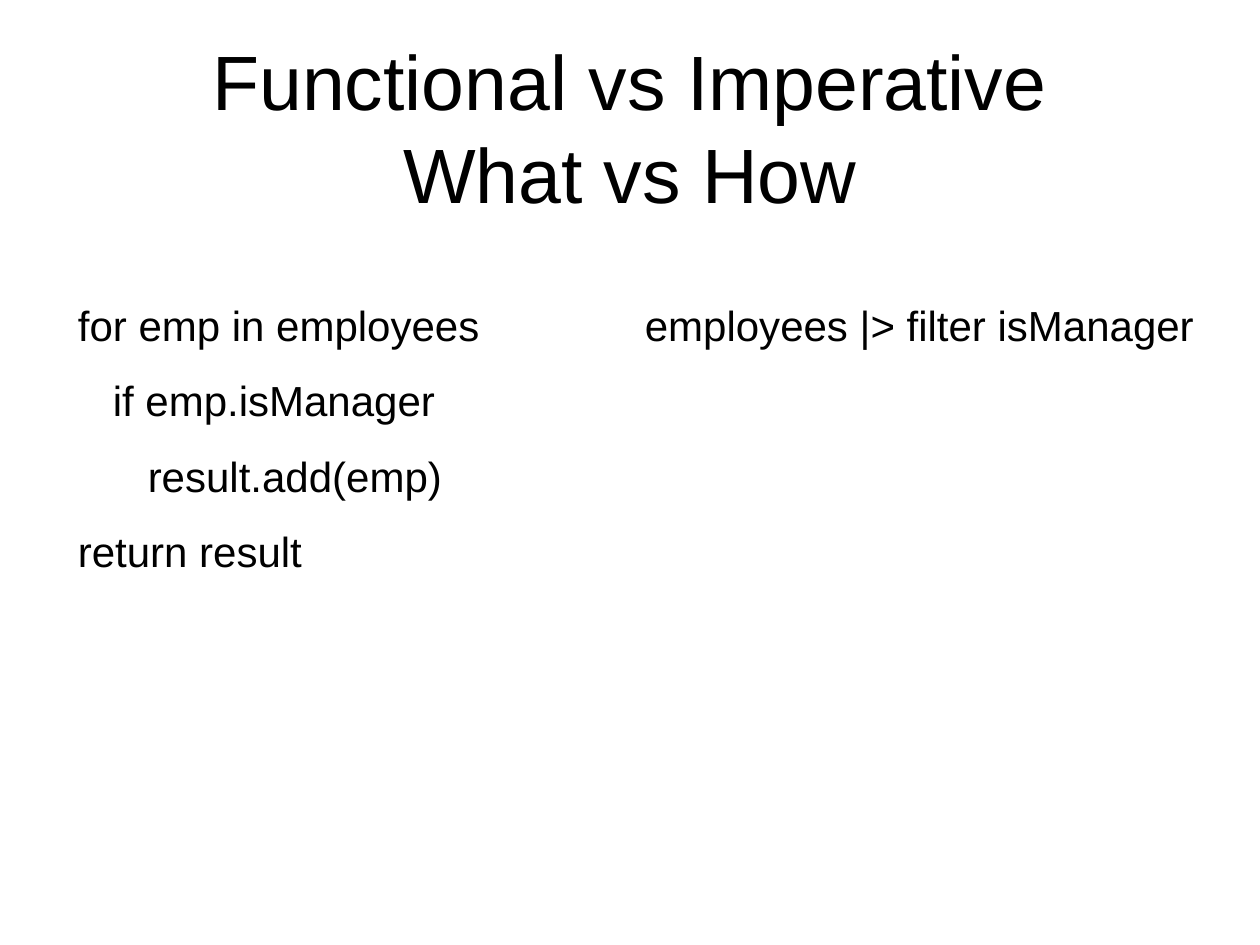
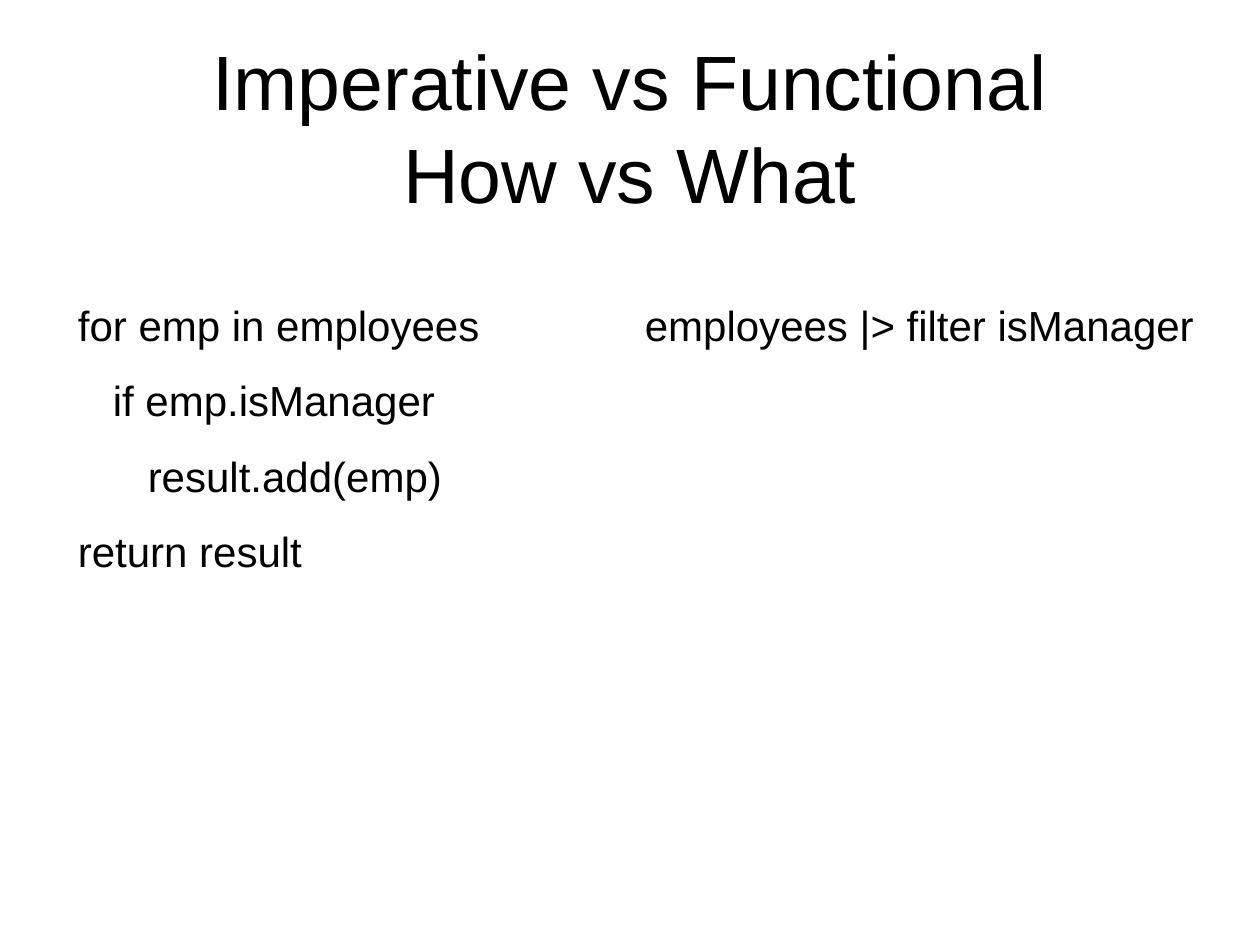
Before and after one commit to mlidbom/FSharpElevate, a slide deck: slide 5 of FSharp2.pptx (slide 3 before the commit). Drawn at 1260x945 pixels with LibreOffice and Linux fonts; fonts in the diff are those of the drawing. Boxes give left, top, right and bottom in pixels: in the first picture for what was removed or moved away, otherwise in the second. Text is boxed around its words. In the diff, an @@ line names an element or a change of style, - is before the commit and + after.

```diff
--- a/FSharp2.pptx
+++ b/FSharp2.pptx
@@ title at bbox=[212, 54, 1046, 204]: text changed @@
-Functional vs Imperative
-What vs How
+Imperative vs Functional
+How vs What
```
Also in this commit, not shown: 10 other slides changed, 4 slides added, 2 slides removed.
